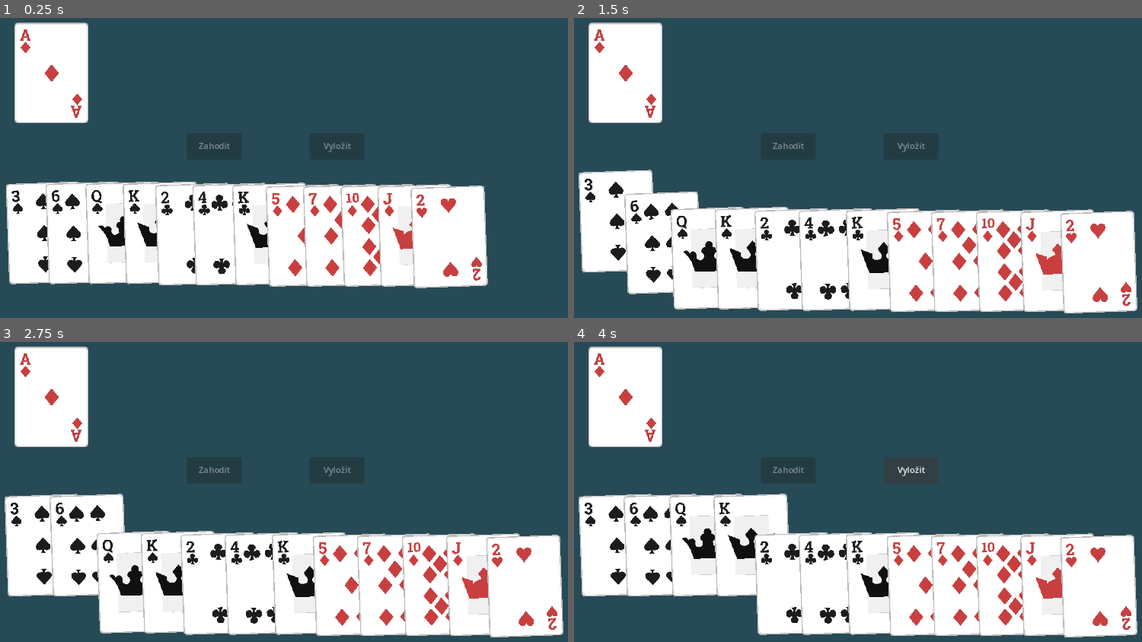
Above: before the commit, frames 1-4 (two rows, left to right).
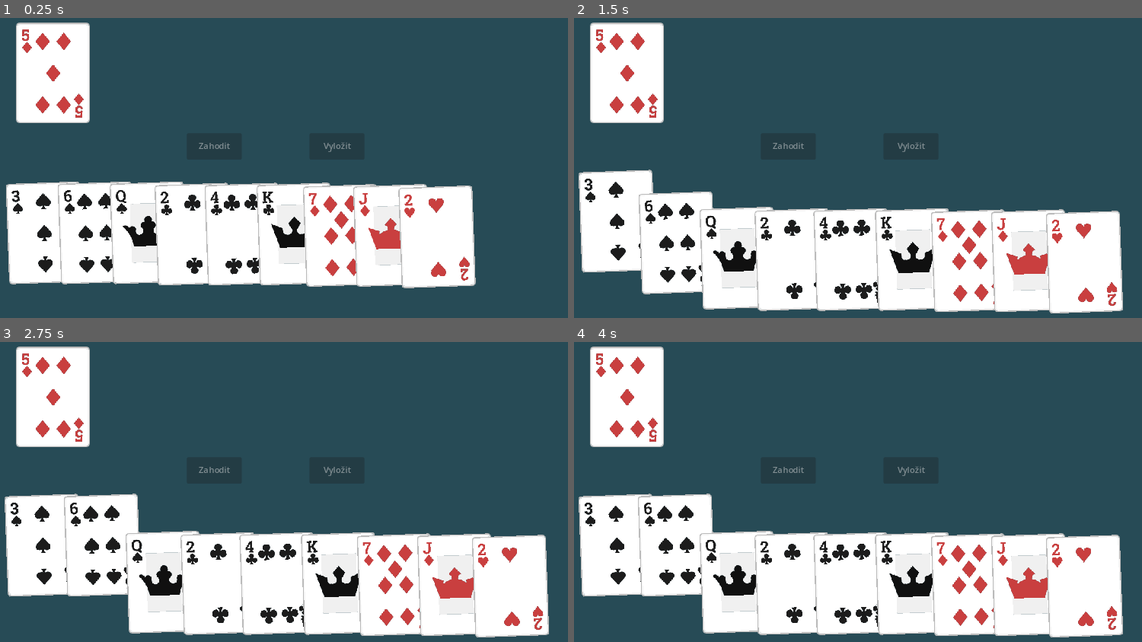
Above: after the commit, the same moments.

Repository: Rhubaruth/solo-rummy
Game: Godot game, scene res://main.tscn
Two runs of this game, one before a commit and one after it. Both use one fixed random seed, a clock stepped at 60 frames per second and the inputs below.
Inputs (mouse positions are in pixels of both pictures, inside the frame that each line leads up to):
- Up to frame 1 (0.25 s): no input
- Up to frame 2 (1.5 s): move the mouse to (619, 249) at 0.52 s; press the mouse at (619, 249) at 0.53 s; tap Enter at 1.25 s; move the mouse to (664, 249) at 1.27 s; release the mouse at (664, 249) at 1.28 s; click (664, 249) at 1.35 s
- Up to frame 3 (2.75 s): tap Space at 2 s; move the mouse to (136, 573) at 2.02 s; press the mouse at (136, 573) at 2.03 s
- Up to frame 4 (4 s): tap Enter at 2.75 s; move the mouse to (750, 573) at 2.77 s; release the mouse at (750, 573) at 2.78 s; click (750, 573) at 2.85 s; click (909, 471) at 3.5 s, where only the run before the commit has a clickable "Vyložit"

The runs differ from the first frame. In frame 1, 8.0% of the frame differs, in the area x 2-86%, y 1-91%; in frame 2, 9.5%; in frame 3, 9.9%; in frame 4, 12%, in the area x 2-100%, y 1-99%.

Commit message:
endgame check

Diff:
--- a/Card/card.gd
+++ b/Card/card.gd
@@ -66,7 +66,8 @@
 			return
 
 	if Input.is_action_just_released("click"):
-		if click_timer > SHORT_CLICK_THREASHOLD or self.value == 14:
+		if click_timer > SHORT_CLICK_THREASHOLD or self.value == 14 \
+		or state == CARD_STATES.HOVER:
 			end_hover()
 			return
 		ClickCD.start()
@@ -109,19 +110,20 @@
 		var duration = 0.08
 		tween.tween_property(Sprite, "offset", Vector2.ZERO, duration)
 
-func select():
+func select(emit: bool = true):
 	self.state = CARD_STATES.SELECTED
-	card_selected.emit()
 	Anim.play("Select")
-	pass
+	if emit:
+		card_selected.emit()
 
-func deselect():
+func deselect(emit: bool = true):
 	self.state = CARD_STATES.NONE
-	card_deselected.emit()
 	Anim.play_backwards("Select")
-	pass
+	if emit:
+		card_deselected.emit()
 
 func move_to(new_position: Vector2, speed_mult: float = 1):
+
 	var tween: Tween = create_tween()
 	var duration = 0.3 / speed_mult
 	tween.tween_property(self, "position", new_position, duration)
--- a/board.gd
+++ b/board.gd
@@ -48,6 +48,7 @@
 	var is_joker_next: bool = deckControl.draw_card()
 	if is_joker_next:
 		state = STATES.MELDING_ONLY
+		meldsContainer.check_endgame()
 	state_change.emit(state)
 
 
@@ -59,7 +60,18 @@
 		for card in cardsSelected:
 			card.reparent(meldsContainer)
 			card.move_to(Vector2.ZERO)
+		cardsSelected.clear()
+		handContainer._on_child_order_changed()
+
+	if state == STATES.MELDING_ONLY or handContainer.get_child_count() < 1:
+		meldsContainer.check_endgame()
 
 	for card in cardsSelected:
-		card.deselect()
+		card.deselect(false)
 	cardsSelected.clear()
+	change_cards_selected.emit(0)
+
+
+func _on_melds_on_end_checked(win):
+	print('Win? ', win)
+	pass # Replace with function body.
--- a/card_container.gd
+++ b/card_container.gd
@@ -31,7 +31,6 @@
 	pass
 
 func move_to_place(node, node_idx: int):
-	spacing = self.size.x / get_child_count() - CARD_WIDTH
 	var new_pos := Vector2.ZERO
 	new_pos.x = node_idx * (CARD_WIDTH + spacing)
 	if is_instance_of(node, Card):
@@ -41,6 +40,8 @@
 	pass
 
 func _on_child_entered_tree(node):
+	spacing = self.size.x / get_child_count() - CARD_WIDTH
+
 	var node_idx = node.get_index()
 	move_to_place(node, node_idx)
 
--- a/main.tscn
+++ b/main.tscn
@@ -77,7 +77,7 @@
 offset_right = 224.0
 offset_bottom = 242.0
 script = ExtResource("2_sie3a")
-hand_size = 12
+hand_size = 9
 
 [node name="Sprite2D" type="Sprite2D" parent="Deck"]
 texture = ExtResource("3_iqj4u")
@@ -107,13 +107,17 @@
 anchor_right = 1.0
 anchor_bottom = 1.0
 offset_left = 1160.0
+offset_top = 192.0
 offset_right = 1160.0
+offset_bottom = -72.0
 grow_horizontal = 2
 grow_vertical = 2
 script = ExtResource("8_db5cs")
 
 [connection signal="change_cards_selected" from="." to="MeldButton" method="_on_selection_changed"]
 [connection signal="change_cards_selected" from="." to="DiscardButton" method="_on_selection_changed"]
+[connection signal="pressed" from="MeldButton" to="." method="_on_meld_pressed"]
 [connection signal="pressed" from="DiscardButton" to="." method="_on_discard_pressed"]
 [connection signal="child_entered_tree" from="Hand" to="Hand" method="_on_child_entered_tree"]
 [connection signal="child_exiting_tree" from="Hand" to="Hand" method="_on_child_exiting_tree"]
+[connection signal="on_end_checked" from="Melds" to="." method="_on_melds_on_end_checked"]
--- a/meld_button.gd
+++ b/meld_button.gd
@@ -1,8 +1,5 @@
 extends Button
 class_name MeldButton
-
-const STATES = preload("res://StatesEnum.gd").State
-
 
 func _on_selection_changed(num):
 	self.disabled = num < 3
--- a/meld_container.gd
+++ b/meld_container.gd
@@ -1,13 +1,18 @@
 extends Control
 class_name MeldsControl
 
-const StatesEnum = preload("res://StatesEnum.gd").State
+const STATES = preload("res://StatesEnum.gd").State
+const SUITS = preload("res://SuitEnum.gd").Suit
 var all_melds: Array = []
 
 @onready var HandObj: HandControl = get_tree().get_first_node_in_group("Hand")
 
+signal on_end_checked(win: bool)
 
-func add_set(meld: Array[Card]):
+func add_set(meld: Array[Card]) -> bool:
+	if not is_valid_meld(meld):
+		return false
+
 	all_melds.append(meld)
 	return true
 
@@ -48,14 +53,52 @@
 		previous_card = card
 	return true
 
-func check_endgame(_node):
-	if HandObj == null:
-		return
+func check_endgame() -> bool:
+	var cards_left: Array[Card] = HandObj.get_cards()
+	if len(cards_left) < 1:
+		on_end_checked.emit(true)
+		return true
+	elif len(cards_left) < 3:
+		on_end_checked.emit(false)
+		return true
 
-	var cards_left: Array[Card] = HandObj.get_cards()
+	cards_left.sort_custom(_sort_cards)
+	var simple_list: Array = cards_left.map(func(x: Card): return {"value": x.value, "suit": x.suit})
+	# Add num 14 Aces
+	for x in simple_list:
+		if x.value == 1:
+			simple_list.append({"value": 14, "suit": x.suit})
 
-	# print(len(cards_left))
-	if len(cards_left) < 1:
-		print('YOU WIN')
-		return
-	return
+
+	# Check if there's Run
+	var val: int = simple_list[0].value
+	var suit: int = simple_list[0].suit
+	var count: int = 1
+
+	for i in range(1, len(simple_list)):
+		if suit != simple_list[i].suit or val+1 != simple_list[i].value:
+			val = simple_list[i].value
+			suit = simple_list[i].suit
+			count = 1
+			continue
+		val = simple_list[i].value
+		count += 1
+		if count >= 3:
+			return false
+
+	# Check if there's Set
+	simple_list.sort_custom(func(a, b): return a.value < b.value)
+	val = simple_list[0].value
+	count = 1
+
+	for i in range(1, len(simple_list)):
+		if val != simple_list[i].value:
+			val = simple_list[i].value
+			count = 1
+			continue
+		count += 1
+		if count >= 3:
+			return false
+
+	on_end_checked.emit(false)
+	return true
